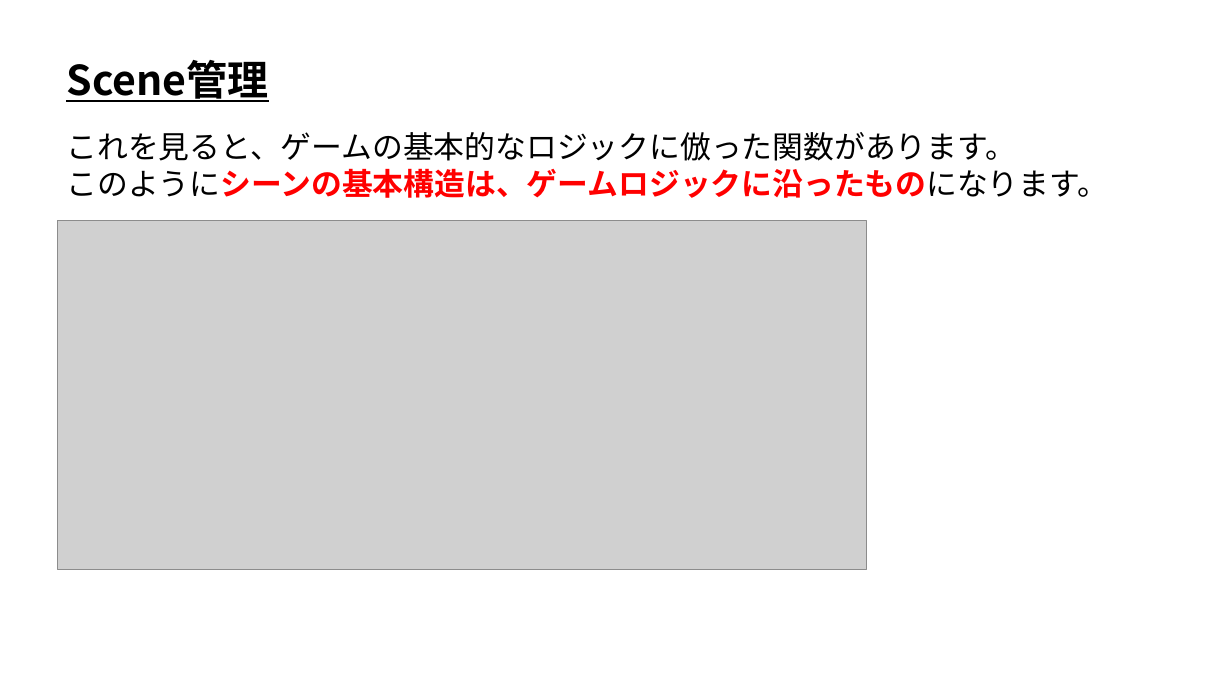
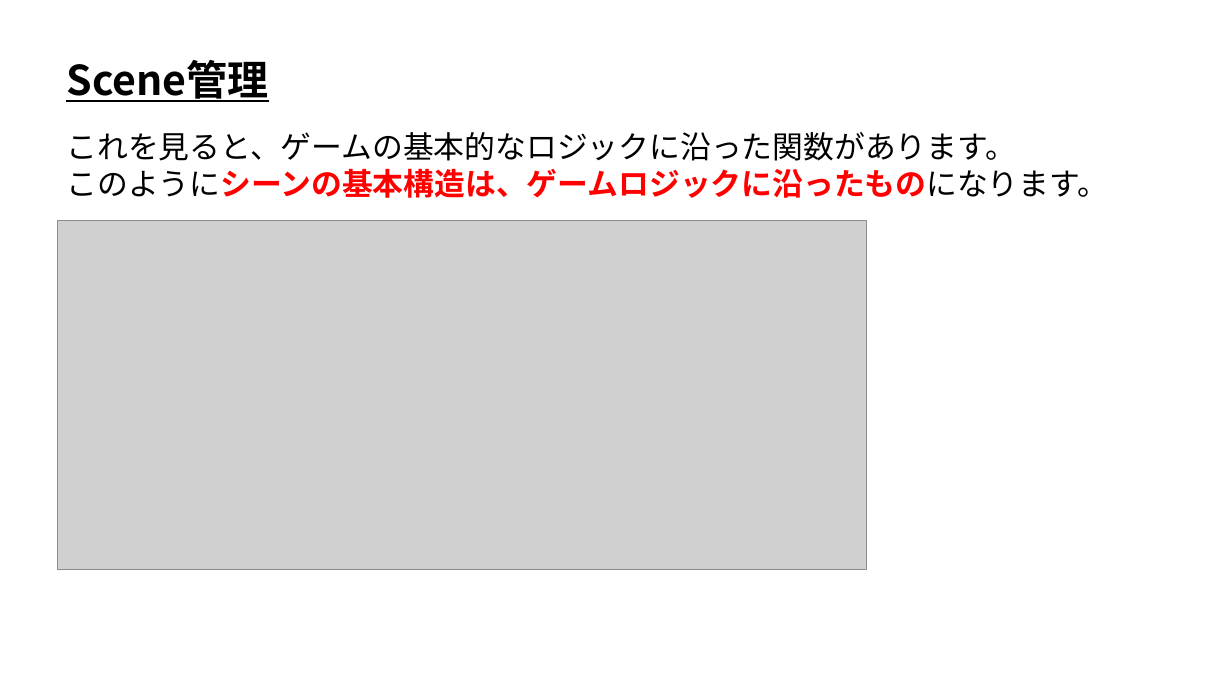
Before and after one commit to ArakiYusuke-Ohara/Textbook, a slide deck: slide 6 of ゲーム科1年/00_前期/ゲームプログラミングⅡ/01_シーン管理.pptx. Drawn at 1232x693 pixels with LibreOffice and Linux fonts; fonts in the diff are those of the drawing; grey boxes stand for pictures. Boxes give left, top, right and bottom in pixels: in the first picture for what was removed or moved away, otherwise in the second. Text is boxed around its words. In the diff, an @@ line names an element or a change of style, - is before the commit and + after.

```diff
--- a/ゲーム科1年/00_前期/ゲームプログラミングⅡ/01_シーン管理.pptx
+++ b/ゲーム科1年/00_前期/ゲームプログラミングⅡ/01_シーン管理.pptx
@@ text at [66, 132, 1016, 161]: text changed @@
-これを見ると、ゲームの基本的なロジックに倣った関数があります。
+これを見ると、ゲームの基本的なロジックに沿った関数があります。
```
Also in this commit, not shown: 4 other files.
